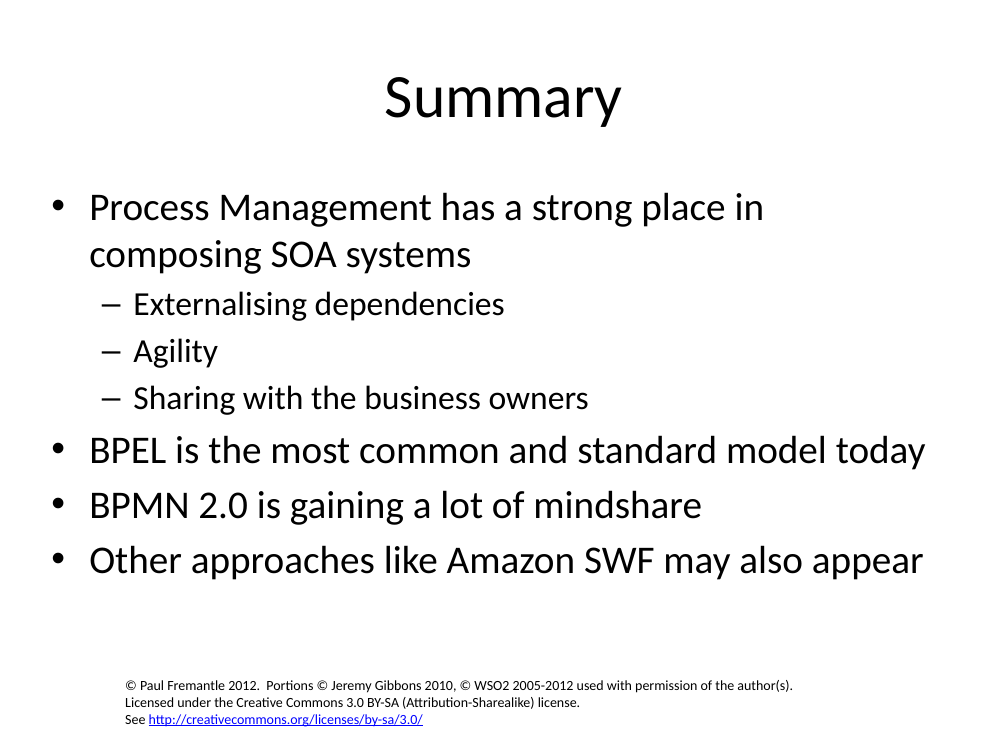
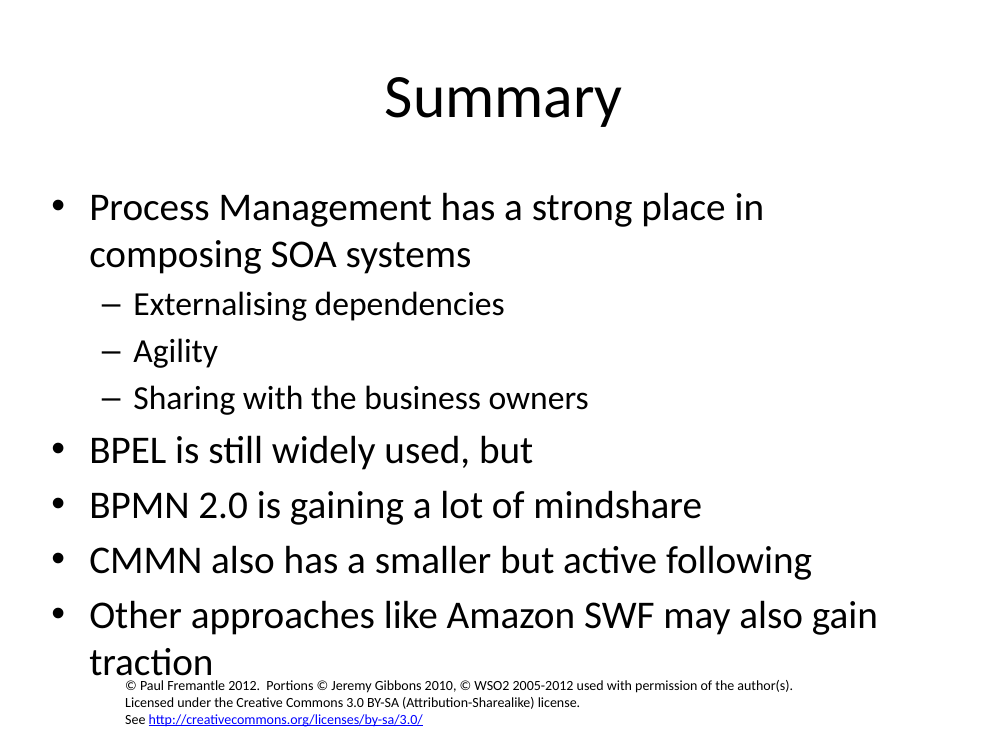
Before and after one commit to pzfreo/ox-soa-old, a slide deck: slide 40 of presentations/source/12-Composition.pptx (slide 28 before the commit). Drawn at 1008x756 pixels with LibreOffice and Linux fonts; fonts in the diff are those of the drawing; background and template pictures are left out. Boxes give left, top, right and bottom in pixels: in the first picture for what was removed or moved away, otherwise in the second. Text is boxed around its words. In the diff, an @@ line names an element or a change of style, - is before the commit and + after.

```diff
--- a/presentations/source/12-Composition.pptx
+++ b/presentations/source/12-Composition.pptx
@@ text at <box>89,435,533,470</box>: text changed @@
-• BPEL is the most common and standard model today
+• BPEL is still widely used, but
@@ text at <box>89,545,878,685</box>: text changed @@
-• Other approaches like Amazon SWF may also appear
+• CMMN also has a smaller but active following
+• Other approaches like Amazon SWF may also gain traction
```
Also in this commit, not shown: 1 other slide changed, 19 slides added, 7 slides removed, 49 other files.
